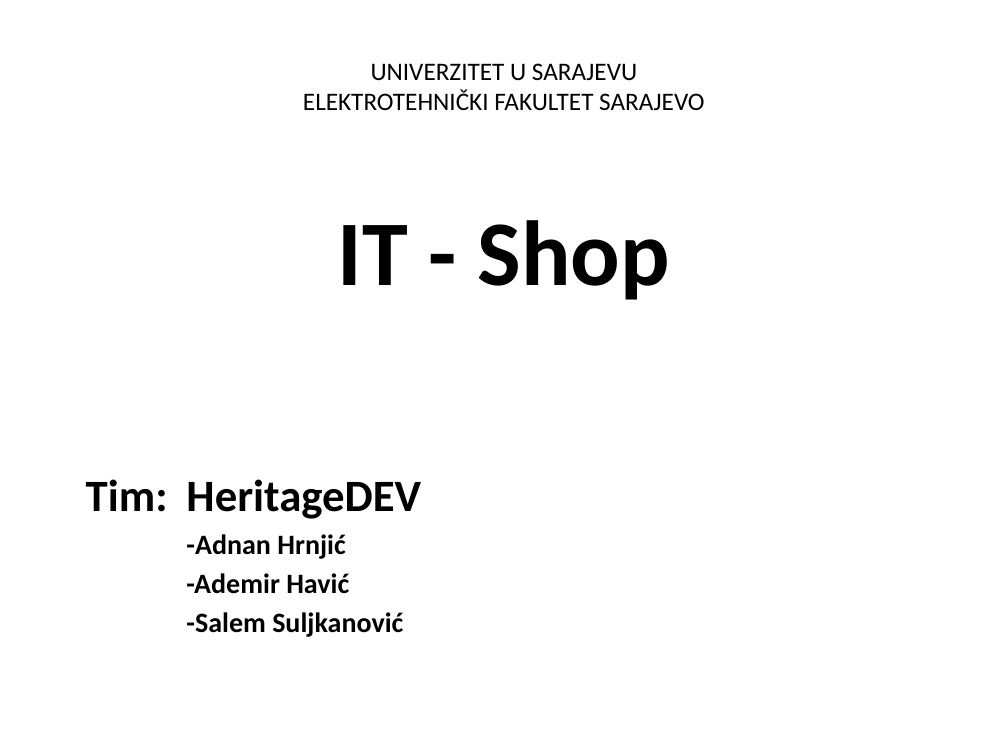
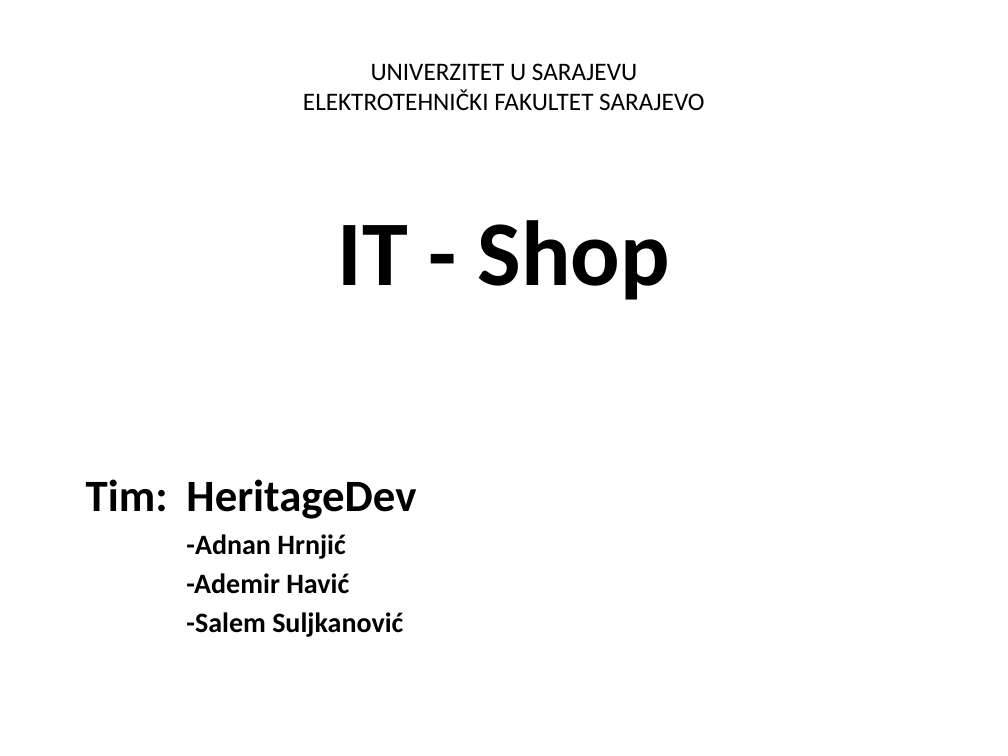
Before and after one commit to ooad-2014-2015/HeritageDev, a slide deck: slide 1 of Prezentacija.pptx. Drawn at 1008x756 pixels with LibreOffice and Linux fonts; fonts in the diff are those of the drawing; background and template pictures are left out. Boxes give left, top, right and bottom in pixels: in the first picture for what was removed or moved away, otherwise in the second. Text is boxed around its words. In the diff, an @@ line names an element or a change of style, - is before the commit and + after.

```diff
--- a/Prezentacija.pptx
+++ b/Prezentacija.pptx
@@ subtitle at <box>86,479,416,519</box>: text changed @@
-Tim: HeritageDEV
+Tim: HeritageDev
```
Also in this commit, not shown: 4 other slides changed, 7 slides added, 2 slides removed.
